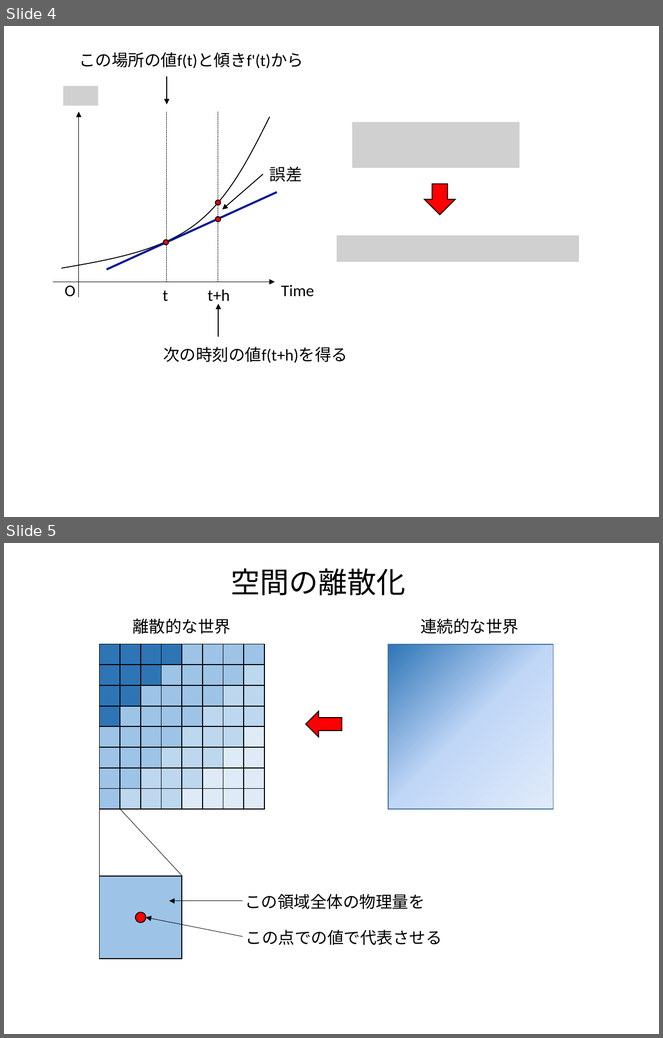
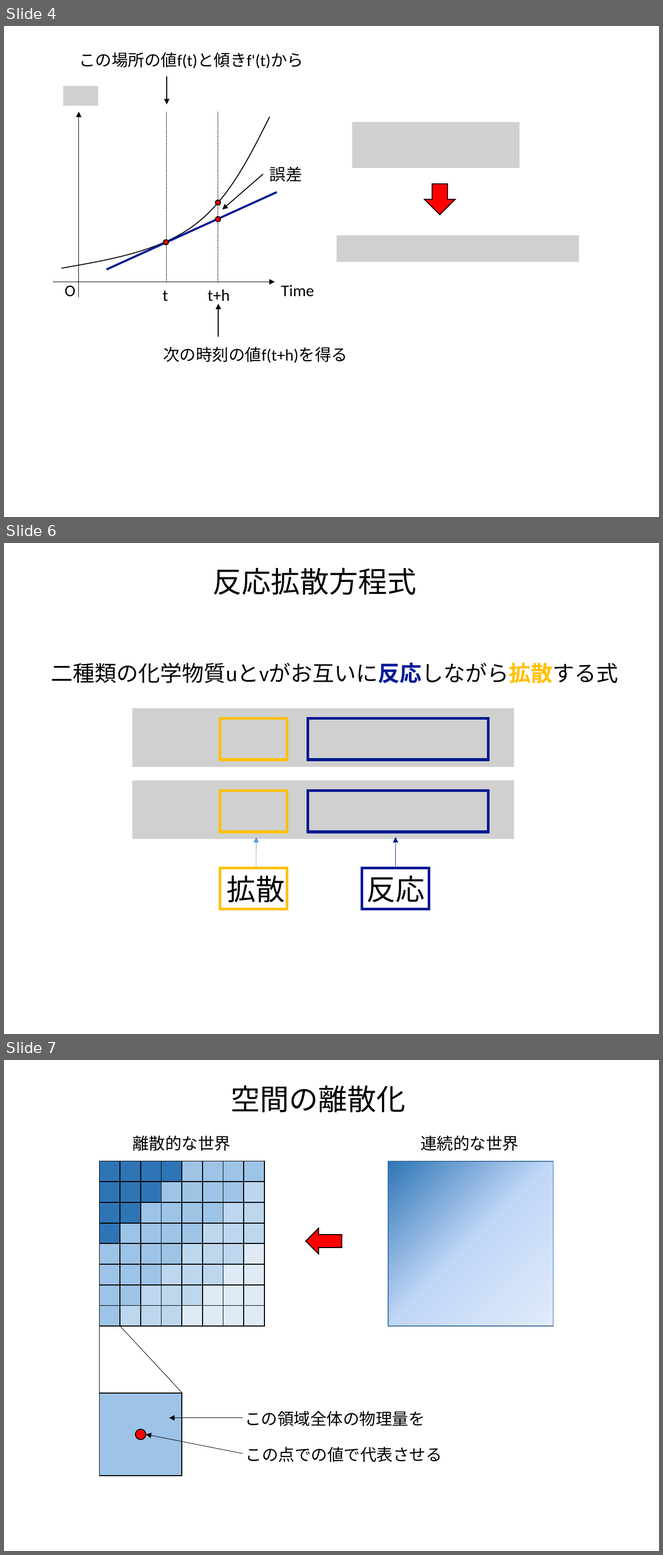
Before and after one commit to kaityo256/python_zero, a slide deck: simulation/fig/fig.pptx. Shown one above the other, each under a label of ours: slides 4 and 5 before the commit, slides 4, 6 and 7 after it; the slides between them are not shown. The pictures are 663x1038 and 663x1555 pixels, drawn with LibreOffice and Linux fonts; fonts in the diff are those of the drawing; grey boxes stand for pictures. Boxes give left, top, right and bottom in pixels: in the first picture for what was removed or moved away, otherwise in the second. Text is boxed around its words. In the diff, an @@ line names an element or a change of style, - is before the commit and + after.

```diff
--- a/simulation/fig/fig.pptx
+++ b/simulation/fig/fig.pptx
@@ slide 6 added at <box>4,543,659,1034</box>, background #FFFFFF @@
@@ text added at <box>213,567,416,595</box>, 32 pt, text #000000 @@
+反応拡散方程式
@@ text added at <box>51,663,619,683</box>, 24 pt, text #000000 @@
+二種類の化学物質uとvがお互いに反応しながら拡散する式
@@ picture added at <box>132,708,515,767</box> @@
@@ rectangle added at <box>220,719,287,760</box>, outline #FFC000 3 pt @@
@@ rectangle added at <box>308,719,489,760</box>, outline #011893 3 pt @@
@@ picture added at <box>132,781,515,840</box> @@
@@ rectangle added at <box>220,791,287,832</box>, outline #FFC000 3 pt @@
@@ rectangle added at <box>308,791,489,832</box>, outline #011893 3 pt @@
@@ arrow added from (256, 868) to (256, 837), #5B9BD5 0.5 pt @@
@@ arrow added from (396, 868) to (396, 837), #011893 0.5 pt @@
@@ rectangle added at <box>220,868,287,909</box>, outline #FFC000 3 pt @@
@@ rectangle added at <box>362,868,428,909</box>, outline #011893 3 pt @@
@@ text added at <box>227,876,285,903</box>, 32 pt, text #000000 @@
+拡散
@@ text added at <box>366,876,425,903</box>, 32 pt, text #000000 @@
+反応
@@ what was slide 5 is now slide 7 @@
```
Also in this commit, not shown: 1 other slide added, 2 other files.
